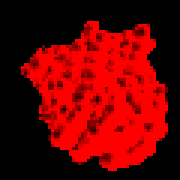
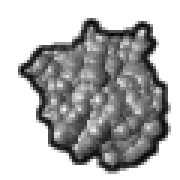
Layered file, before and after one edit (180 × 180). Changes by layer:
showed "outline", painted on it over (x1=18, y1=18, x2=171, y2=174)
showed "Pasted Layer" over (x1=21, y1=21, x2=168, y2=171)
hid "reflection" over (x1=21, y1=21, x2=168, y2=168)
hid "color 1" over (x1=21, y1=21, x2=168, y2=171)
hid "bg" over (x1=0, y1=0, x2=180, y2=180)
